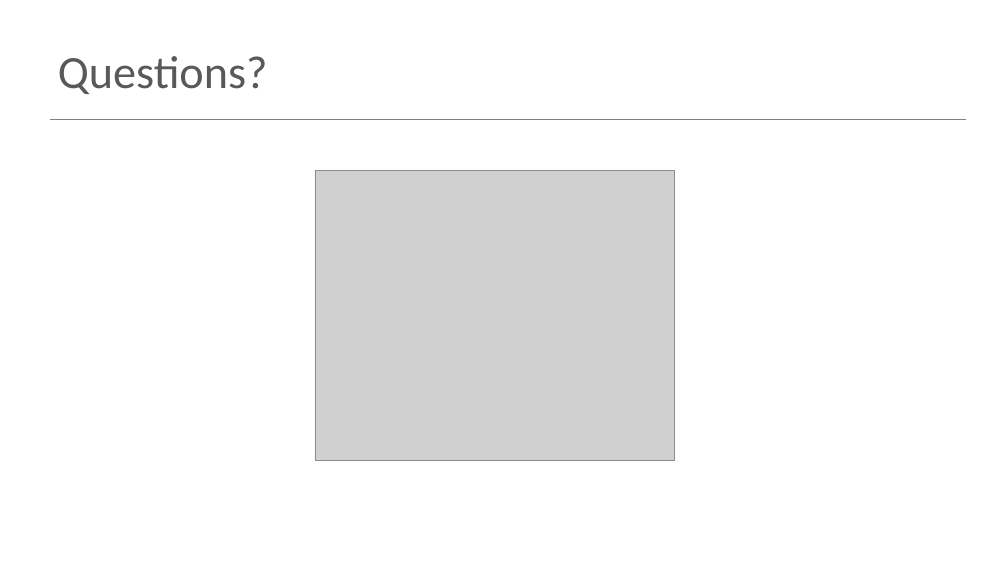
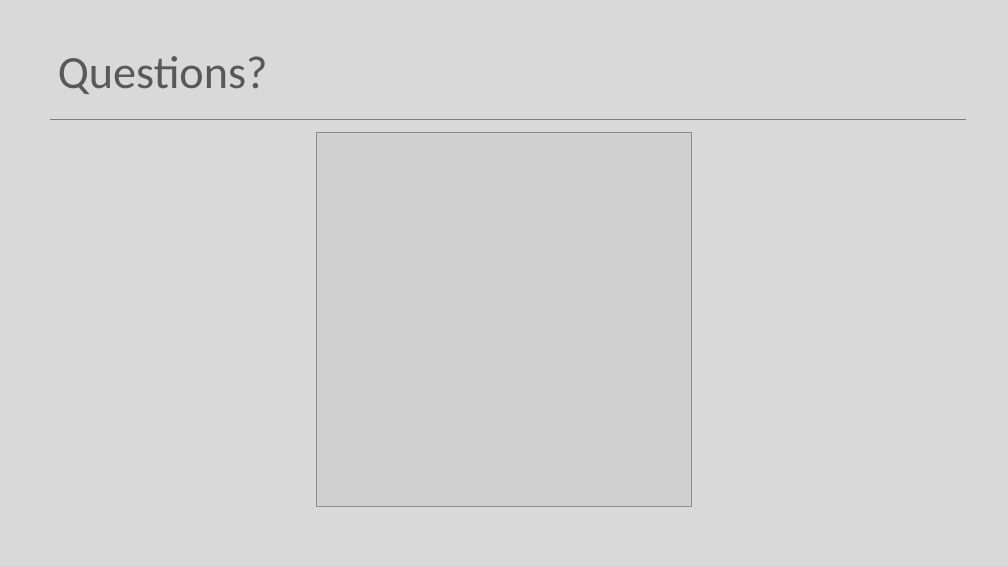
Before and after one commit to Programming-Fundamentals-SETU/prog-fund-1-sept-25, a slide deck: slide 14 of topic09-menus-and-persistence/unit-1/talk-3-menu/c-menu.pptx (slide 43 before the commit). Drawn at 1008x567 pixels with LibreOffice and Linux fonts; fonts in the diff are those of the drawing; grey boxes stand for pictures. Boxes give left, top, right and bottom in pixels: in the first picture for what was removed or moved away, otherwise in the second. Text is boxed around its words. In the diff, an @@ line names an element or a change of style, - is before the commit and + after.

```diff
--- a/topic09-menus-and-persistence/unit-1/talk-3-menu/c-menu.pptx
+++ b/topic09-menus-and-persistence/unit-1/talk-3-menu/c-menu.pptx
@@ background #FFFFFF to #D9D9D9 @@
@@ picture: place and size @@
-picture at (315,170,675,461)
+picture at (317,132,691,507)
```
Also in this commit, not shown: 13 other slides changed, 29 slides removed, 1 other file.
